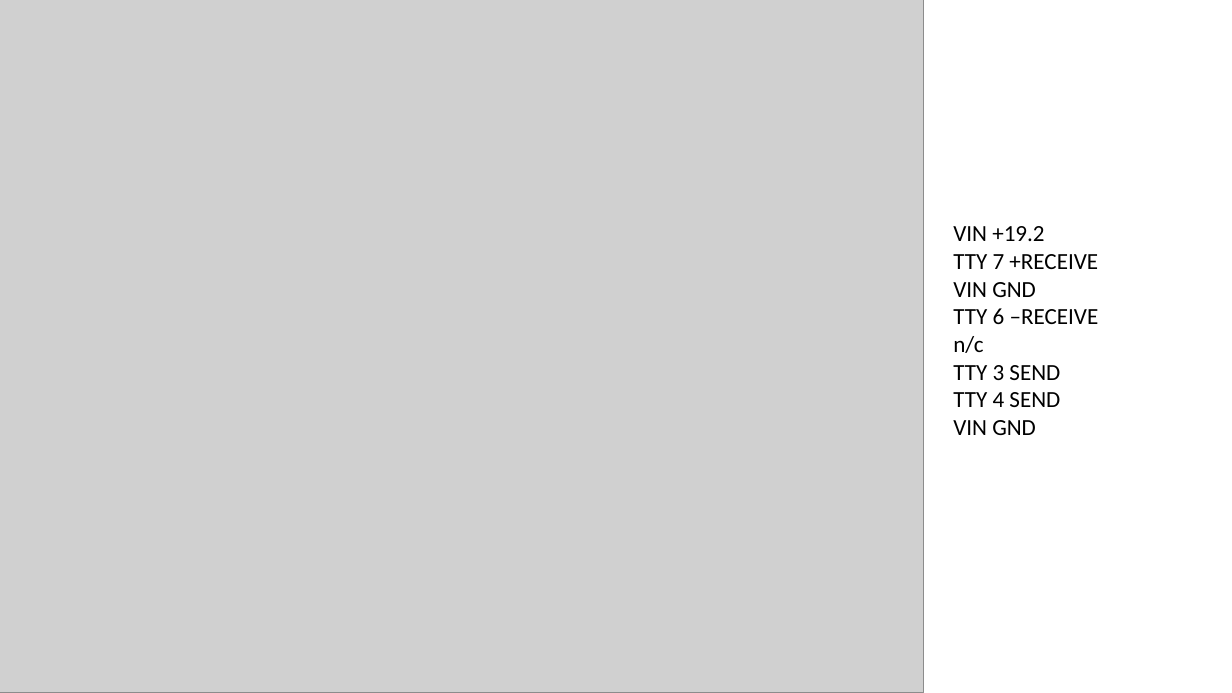
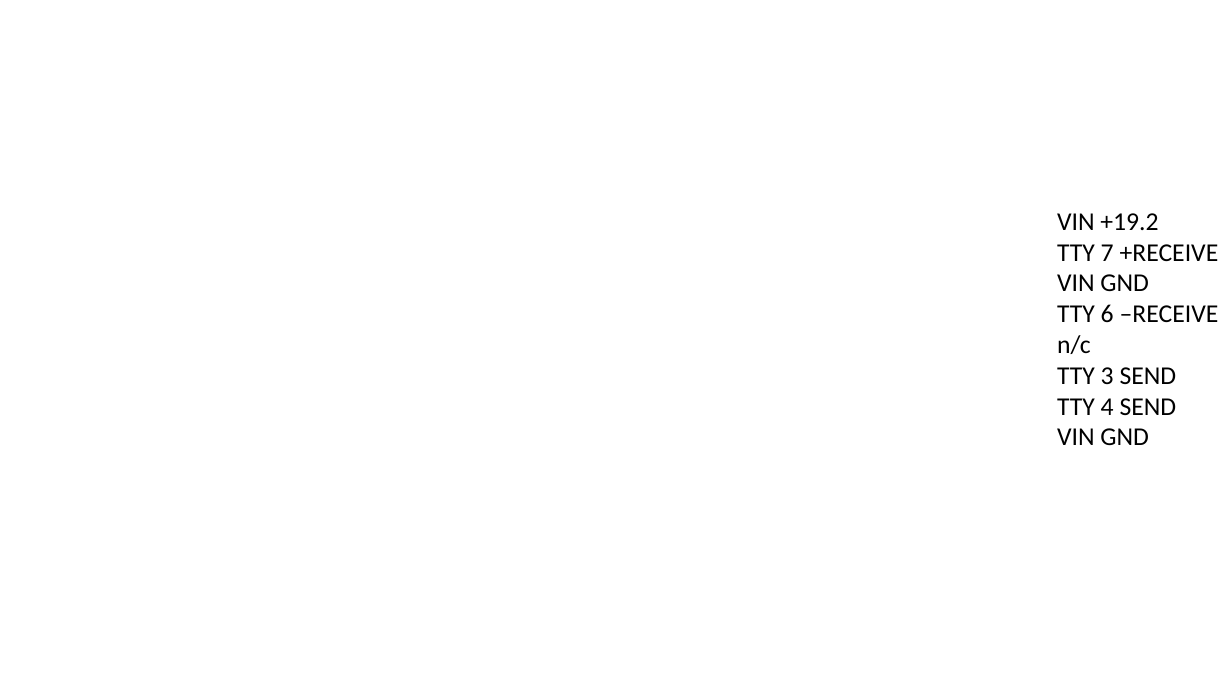
Before and after one commit to hughpyle/ASR33, a slide deck: slide 8 of tty-usb.pptx (slide 7 before the commit). Drawn at 1232x693 pixels with LibreOffice and Linux fonts; fonts in the diff are those of the drawing; grey boxes stand for pictures; background and template pictures are left out. Boxes give left, top, right and bottom in pixels: in the first picture for what was removed or moved away, otherwise in the second. Text is boxed around its words. In the diff, an @@ line names an element or a change of style, - is before the commit and + after.

Commit message:
pdf

```diff
--- a/tty-usb.pptx
+++ b/tty-usb.pptx
@@ picture removed at <box>0,0,924,693</box> @@
@@ text "VIN +19.2": place and size @@
-text "VIN +19.2" at <box>953,226,1099,435</box>
+text "VIN +19.2" at <box>1057,213,1219,445</box>
@@ text "VIN +19.2" at <box>1057,213,1219,445</box>: size 18 to 20 pt @@
```
Also in this commit, not shown: 4 slides added, 1 slide removed.
